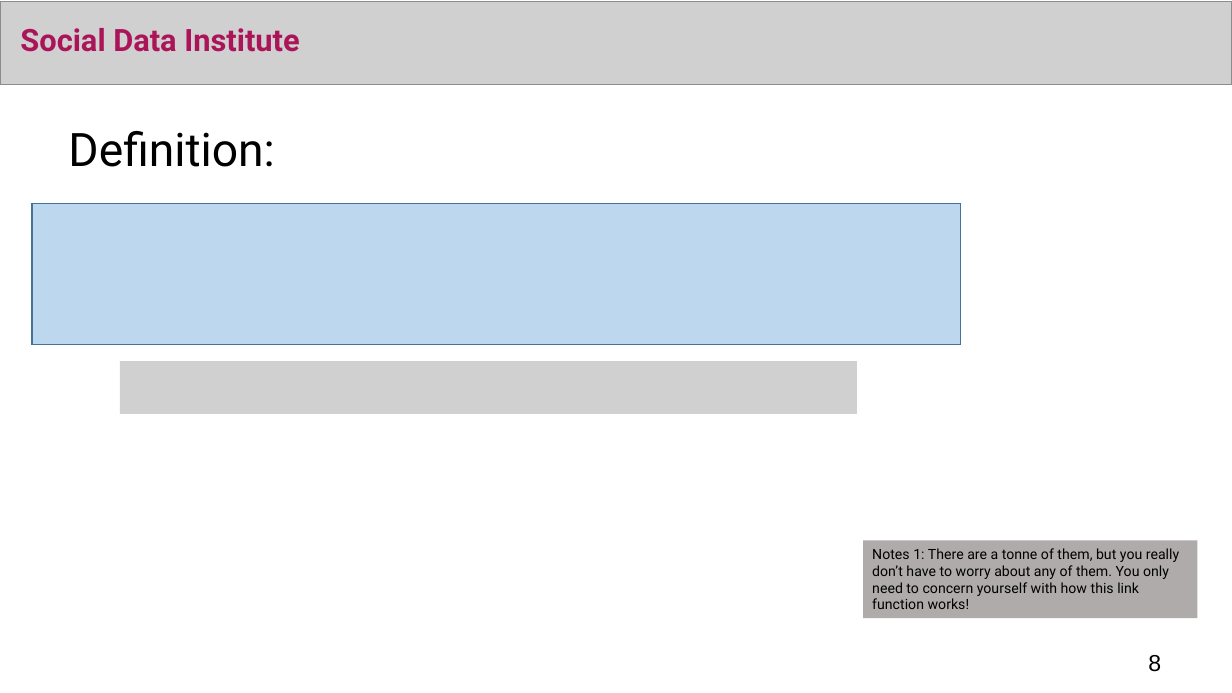
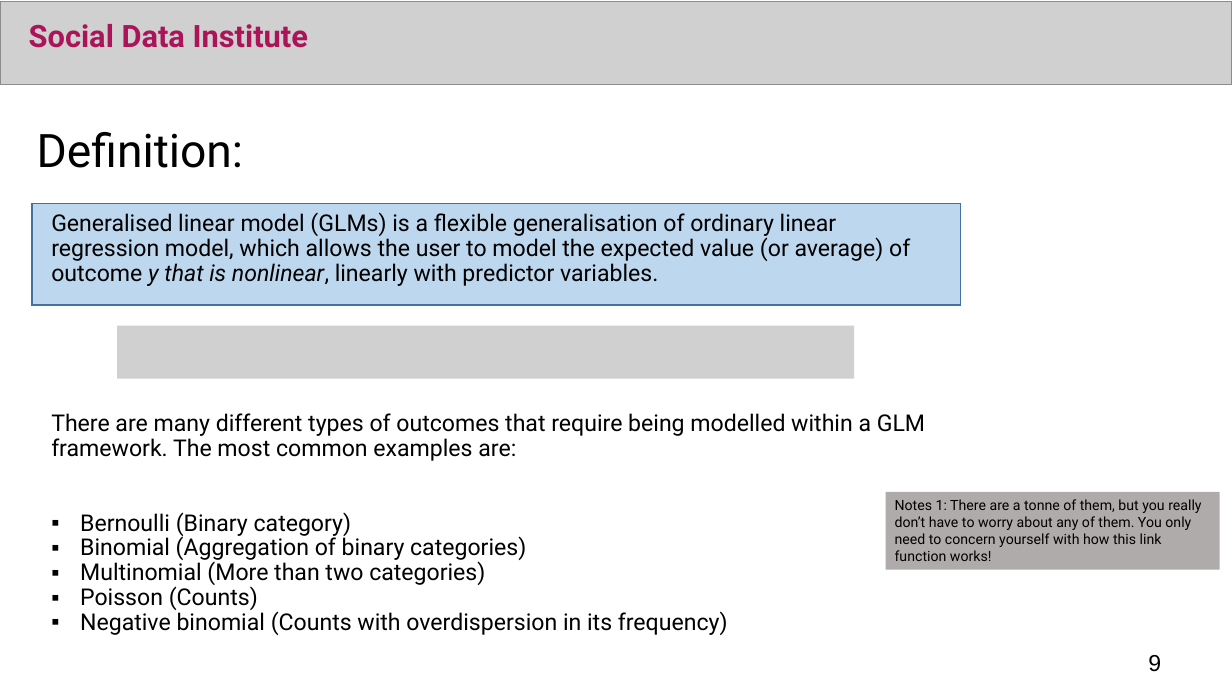
Before and after one commit to UCLPG-MSC-SGDS/UCL-SODA-CPD-RStan, a slide deck: slide 9 of Archived/2022_23/Day 2 Lecture - Bayesian Generalised Linear Regression Models.pptx (slide 8 before the commit). Drawn at 1232x693 pixels with LibreOffice and Linux fonts; fonts in the diff are those of the drawing; grey boxes stand for pictures. Boxes give left, top, right and bottom in pixels: in the first picture for what was removed or moved away, otherwise in the second. Text is boxed around its words. In the diff, an @@ line names an element or a change of style, - is before the commit and + after.

```diff
--- a/Archived/2022_23/Day 2 Lecture - Bayesian Generalised Linear Regression Models.pptx
+++ b/Archived/2022_23/Day 2 Lecture - Bayesian Generalised Linear Regression Models.pptx
@@ text "Social Data Institute": place and size @@
-text "Social Data Institute" at bbox=[20, 28, 299, 52]
+text "Social Data Institute" at bbox=[29, 24, 308, 48]
@@ text "Definition:": place and size @@
-text "Definition:" at bbox=[68, 131, 274, 167]
+text "Definition:" at bbox=[37, 132, 243, 168]
@@ rectangle: place and size @@
-rectangle at bbox=[32, 203, 961, 345]
+rectangle at bbox=[32, 203, 961, 305]
@@ text added at bbox=[51, 212, 925, 635], 18 pt, text #000000 @@
+Generalised linear model (GLMs) is a flexible generalisation of ordinary linear regression model, which allows the user to model the expected value (or average) of outcome y that is nonlinear, linearly with predictor variables.
+There are many different types of outcomes that require being modelled within a GLM framework. The most common examples are:
+▪ Bernoulli (Binary category)
+▪ Binomial (Aggregation of binary categories)
+▪ Multinomial (More than two categories)
+▪ Poisson (Counts)
+▪ Negative binomial (Counts with overdispersion in its frequency)
@@ picture removed at bbox=[59, 220, 969, 563] @@
@@ picture added at bbox=[117, 325, 855, 378] @@
@@ picture removed at bbox=[120, 361, 858, 414] @@
@@ rectangle "Notes 1: There are a ...": place and size @@
-rectangle "Notes 1: There are a ..." at bbox=[863, 541, 1198, 618]
+rectangle "Notes 1: There are a ..." at bbox=[885, 492, 1220, 569]
@@ page number at bbox=[1148, 655, 1161, 672]: text changed @@
-8
+9
```
Also in this commit, not shown: 12 other slides changed, 2 slides added, 1 slide removed, 33 other files.
